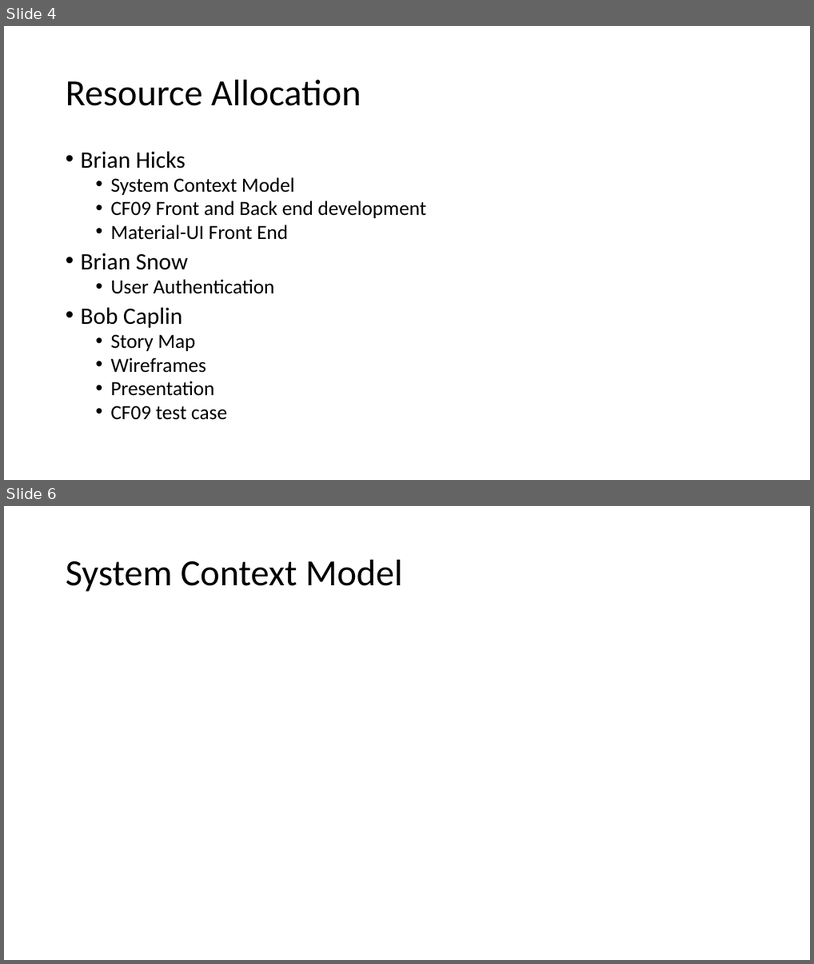
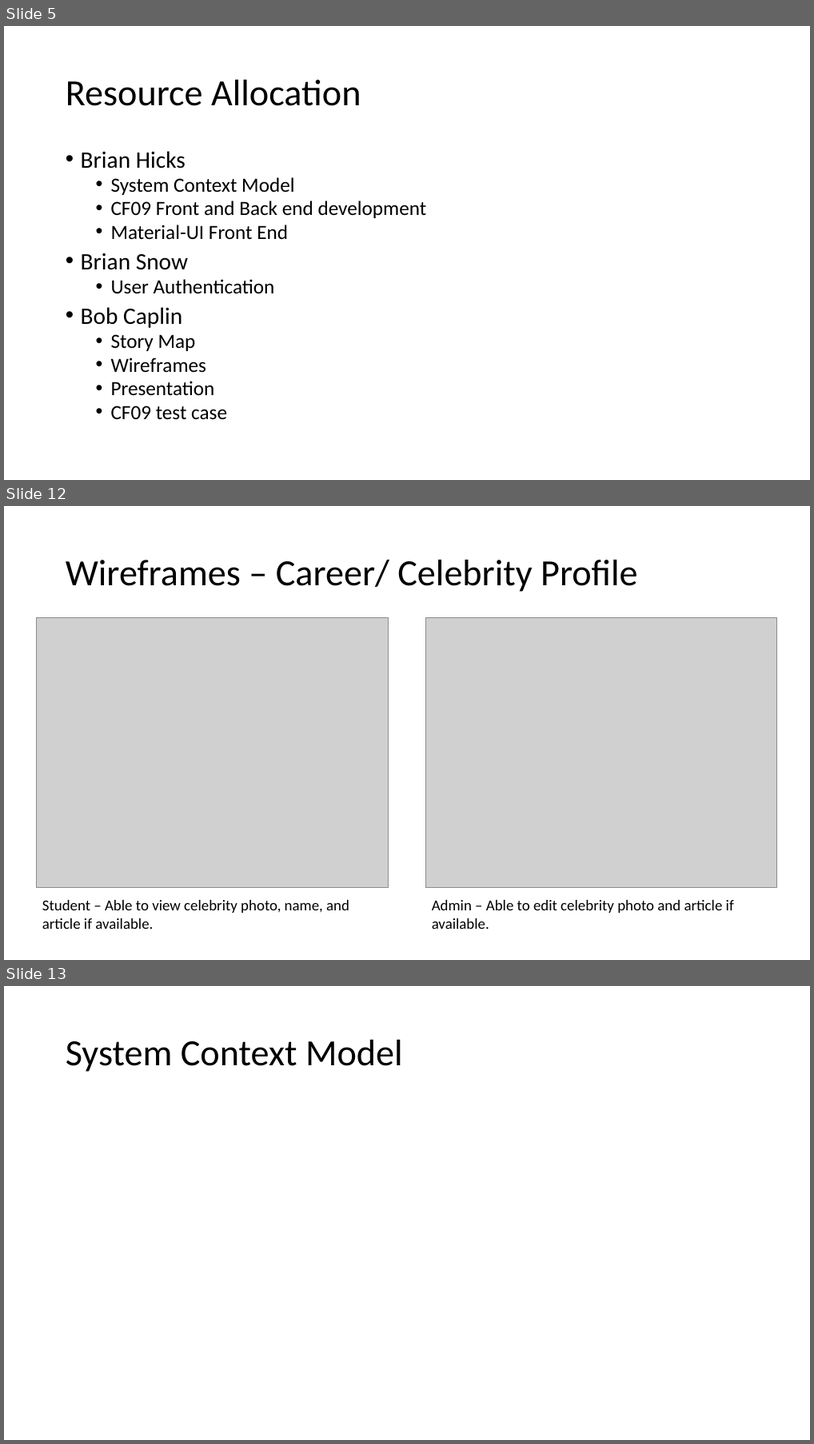
Before and after one commit to audiblePi/career-finder, a slide deck: docs/sprint1Presentation.pptx. Shown one above the other, each under a label of ours: slides 4 and 6 before the commit, slides 5, 12 and 13 after it; the slides between them are not shown. The pictures are 814x964 and 814x1444 pixels, drawn with LibreOffice and Linux fonts; fonts in the diff are those of the drawing; grey boxes stand for pictures. Boxes give left, top, right and bottom in pixels: in the first picture for what was removed or moved away, otherwise in the second. Text is boxed around its words. In the diff, an @@ line names an element or a change of style, - is before the commit and + after.

Commit message:
Added preview Wireframes... these should be replaced with final versions.

```diff
--- a/docs/sprint1Presentation.pptx
+++ b/docs/sprint1Presentation.pptx
@@ slide 12 added at <box>4,506,810,960</box>, background #FFFFFF @@
@@ title added at <box>66,560,638,592</box>, 44 pt, text #000000 @@
+Wireframes – Career/ Celebrity Profile
@@ picture added at <box>37,618,389,888</box> @@
@@ picture added at <box>426,618,777,888</box> @@
@@ text added at <box>42,900,350,928</box>, 18 pt, text #000000 @@
+Student – Able to view celebrity photo, name, and article if available.
@@ text added at <box>432,900,734,928</box>, 18 pt, text #000000 @@
+Admin – Able to edit celebrity photo and article if available.
@@ what was slide 4 is now slide 5 @@
@@ what was slide 6 is now slide 13 @@
```
Also in this commit, not shown: 4 slides changed, 6 other slides added.
